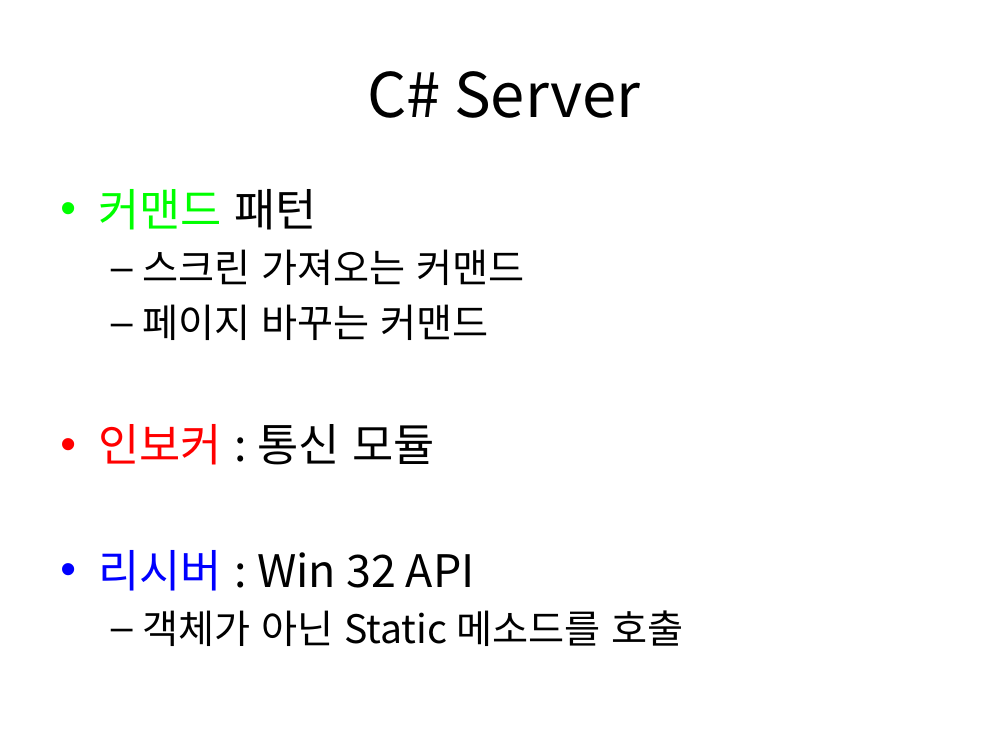
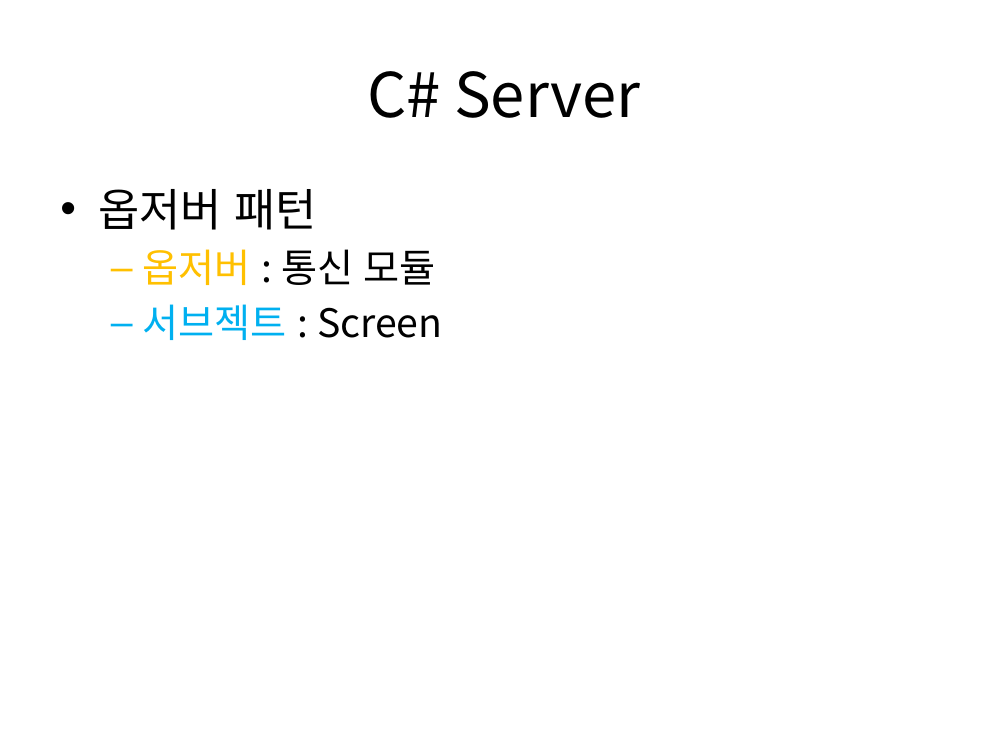
Before and after one commit to uhm0311/PPT-Remote-Viewer, a slide deck: slide 4 of 문서/개요.pptx. Drawn at 1008x756 pixels with LibreOffice and Linux fonts; fonts in the diff are those of the drawing. Boxes give left, top, right and bottom in pixels: in the first picture for what was removed or moved away, otherwise in the second. Text is boxed around its words. In the diff, an @@ line names an element or a change of style, - is before the commit and + after.

Commit message:
Modified C# server side source code and documents

```diff
--- a/문서/개요.pptx
+++ b/문서/개요.pptx
@@ text at bbox=[98, 189, 442, 340]: text changed @@
-• 커맨드 패턴
-  – 스크린 가져오는 커맨드
-  – 페이지 바꾸는 커맨드
-• 인보커 : 통신 모듈
-• 리시버 : Win 32 API
-  – 객체가 아닌 Static 메소드를 호출
+• 옵저버 패턴
+  – 옵저버 : 통신 모듈
+  – 서브젝트 : Screen
```
Also in this commit, not shown: 3 other slides changed, 29 other files.
